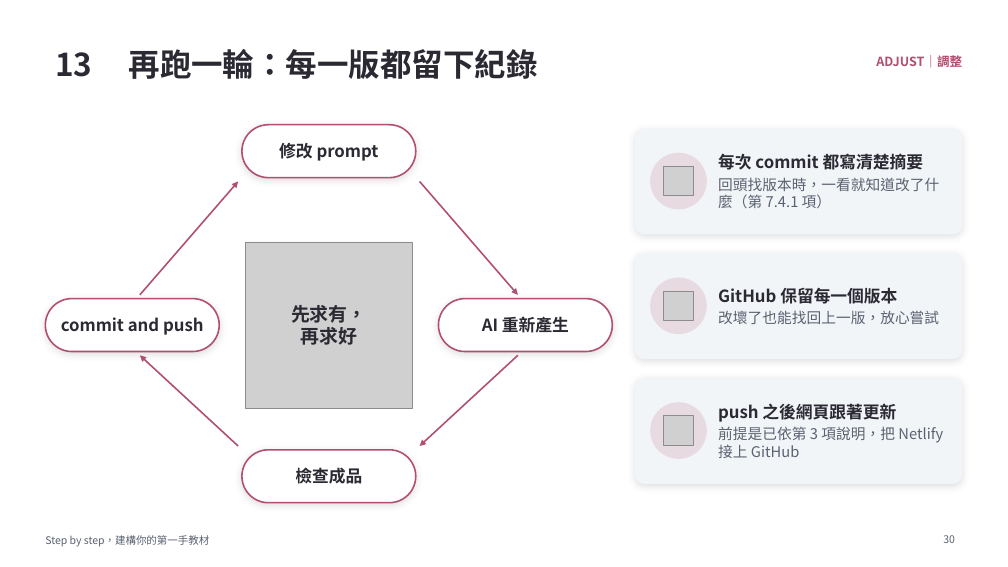
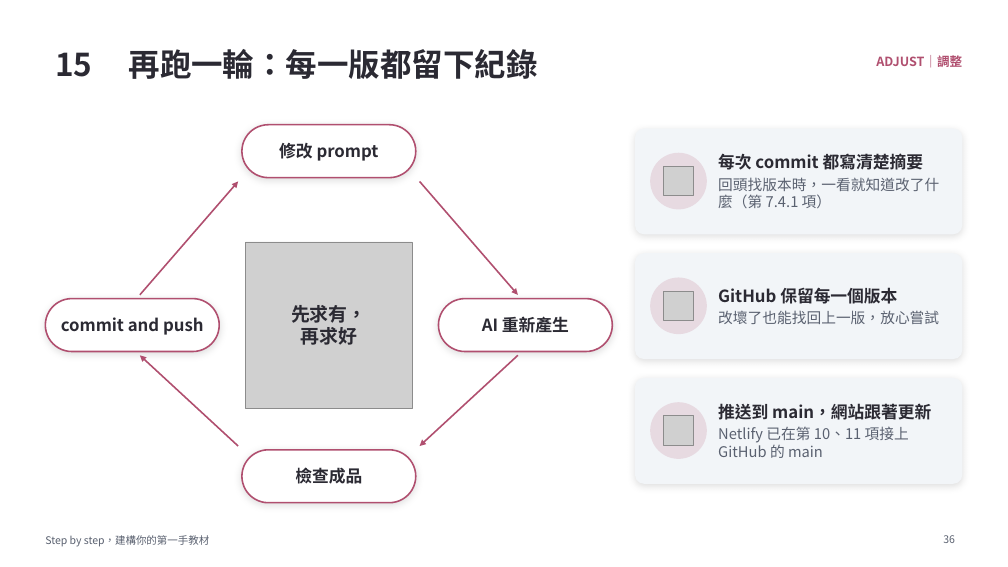
Before and after one commit to MattAtAIEra/NTTU2026-step-by-step, a slide deck: slide 36 of doc/Step-by-Step_建構你的第一手教材_PDCA.pptx (slide 30 before the commit). Drawn at 1008x567 pixels with LibreOffice and Linux fonts; fonts in the diff are those of the drawing; grey boxes stand for pictures; background and template pictures are left out. Boxes give left, top, right and bottom in pixels: in the first picture for what was removed or moved away, otherwise in the second. Text is boxed around its words. In the diff, an @@ line names an element or a change of style, - is before the commit and + after.

```diff
--- a/doc/Step-by-Step_建構你的第一手教材_PDCA.pptx
+++ b/doc/Step-by-Step_建構你的第一手教材_PDCA.pptx
@@ text at <box>55,52,92,77</box>: text changed @@
-13
+15
@@ text at <box>718,403,931,458</box>: text changed @@
-push 之後網頁跟著更新
-前提是已依第 3 項說明，把 Netlify 接上 GitHub
+推送到 main，網站跟著更新
+Netlify 已在第 10、11 項接上 GitHub 的 main
```
Also in this commit, not shown: 7 other slides changed, 8 slides added, 2 slides removed.
